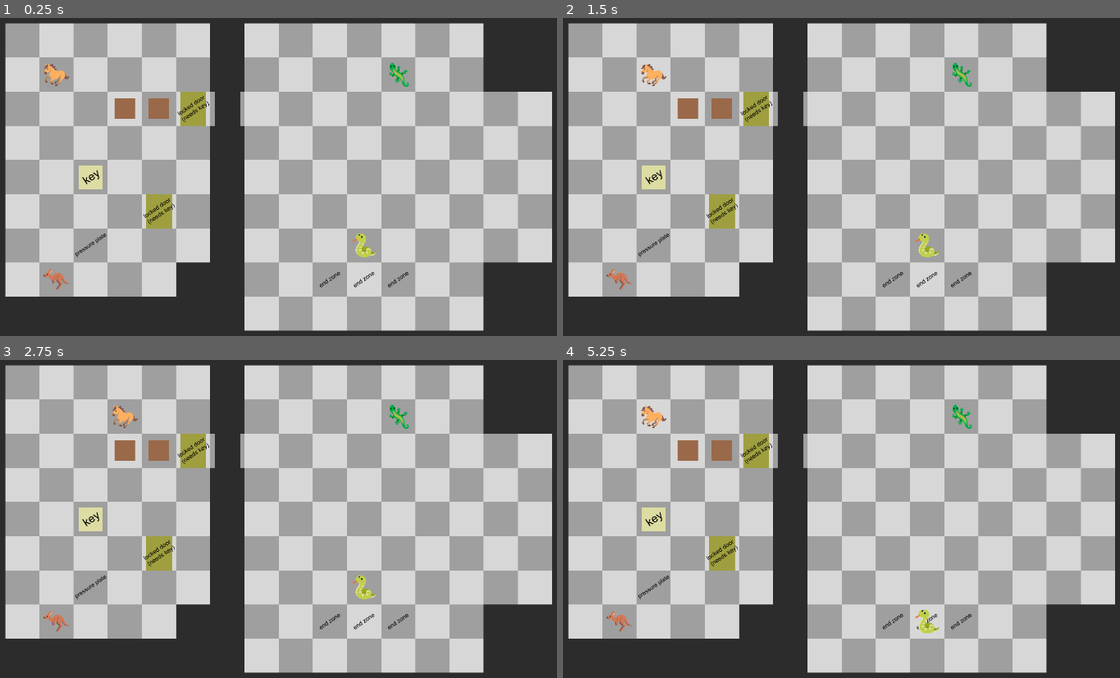
Above: before the commit, frames 1-4 (two rows, left to right).
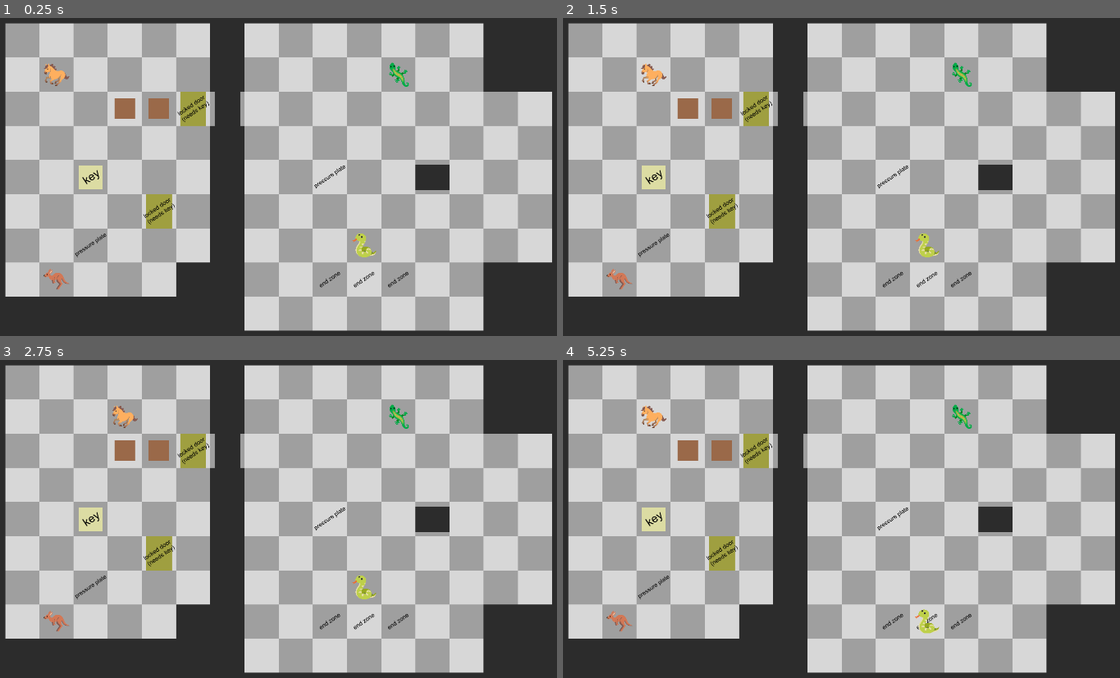
Above: after the commit, the same moments.

Repository: somestufz/GDS-Game-Jam-Repo
Game: Godot game, scene res://scenes/main/levels/level_1.tscn
Two runs of this game, one before a commit and one after it. Both use one fixed random seed, a clock stepped at 60 frames per second and the inputs below. This scene is started directly instead of the project's main scene.
Inputs (mouse positions are in pixels of both pictures, inside the frame that each line leads up to):
- Up to frame 1 (0.25 s): no input
- Up to frame 2 (1.5 s): tap Enter at 0.5 s; move the mouse to (969, 154) at 0.52 s; hold D (move_right) 0.53-1.25 s; tap Space (ability) at 0.6 s; click (969, 154) at 0.67 s; tap R (restart) at 1.25 s; drag from (696, 192) to (791, 110) at 1.27 s
- Up to frame 3 (2.75 s): tap R (restart) at 2 s; move the mouse to (328, 433) at 2.02 s; hold D (move_right) from 2.03 s (still down); tap Z (undo) at 2.1 s
- Up to frame 4 (5.25 s): release D (move_right) at 2.75 s; tap R (restart) at 2.75, 3.5, 4.25 s; drag from (796, 588) to (925, 620) at 2.77 s; move the mouse to (1025, 569) at 3.52 s; hold A (move_left) 3.53-4.25 s; tap Shift (shift) at 3.6 s; drag from (629, 461) to (891, 620) at 4.27 s; move the mouse to (858, 515) at 5.02 s; hold S (move_down) from 5.03 s (still down); tap Space (ability) at 5.1 s; click (858, 515) at 5.17 s

The runs differ from the first frame. In frame 1, 0.5% of the frame differs, in the area x 56-81%, y 46-55%; in frame 2, 0.5%; in frame 3, 0.5%; in frame 4, 0.5%.

Commit message:
fixed door rotation

Diff:
--- a/Main/Sokoban/scenes/interactables/plate_door.gd
+++ b/Main/Sokoban/scenes/interactables/plate_door.gd
@@ -15,7 +15,7 @@
 func _ready() -> void:
 	super()
 	door_joint.position = door_offset * tile_size
-	door.rotation_degrees = door_rotation
+	door_joint.rotation_degrees = door_rotation
 
 func _process(delta: float) -> void:
 	door.position = lerp(door.position,Vector2(0,1 * clamp(pressed_counter + blocking_counter,0,1) * tile_size),delta * 8.0)
--- a/Main/Sokoban/scenes/main/levels/level_1.tscn
+++ b/Main/Sokoban/scenes/main/levels/level_1.tscn
@@ -17,26 +17,19 @@
 position = Vector2(450, 750)
 door_offset = Vector2(4, -4)
 
-[node name="EndZone" parent="Entities/Interactables" parent_id_path=PackedInt32Array(1227834798) index="1" unique_id=1493697998 instance=ExtResource("3_jgiix")]
+[node name="PlateDoor2" parent="Entities/Interactables" parent_id_path=PackedInt32Array(1227834798) index="1" unique_id=1332073700 instance=ExtResource("2_y0l5x")]
+position = Vector2(1150, 550)
+door_offset = Vector2(3, 0)
+door_rotation = 90
+
+[node name="EndZone" parent="Entities/Interactables" parent_id_path=PackedInt32Array(1227834798) index="2" unique_id=1493697998 instance=ExtResource("3_jgiix")]
 position = Vector2(1150, 850)
 
-[node name="EndZone2" parent="Entities/Interactables" parent_id_path=PackedInt32Array(1227834798) index="2" unique_id=1739368729 instance=ExtResource("3_jgiix")]
+[node name="EndZone2" parent="Entities/Interactables" parent_id_path=PackedInt32Array(1227834798) index="3" unique_id=1739368729 instance=ExtResource("3_jgiix")]
 position = Vector2(1250, 850)
 
-[node name="EndZone3" parent="Entities/Interactables" parent_id_path=PackedInt32Array(1227834798) index="3" unique_id=1015183155 instance=ExtResource("3_jgiix")]
+[node name="EndZone3" parent="Entities/Interactables" parent_id_path=PackedInt32Array(1227834798) index="4" unique_id=1015183155 instance=ExtResource("3_jgiix")]
 position = Vector2(1350, 850)
-
-[node name="Horse" parent="Entities/Players" parent_id_path=PackedInt32Array(569333621) index="0" unique_id=540745152 instance=ExtResource("4_vycae")]
-position = Vector2(350, 250)
-
-[node name="Snake" parent="Entities/Players" parent_id_path=PackedInt32Array(569333621) index="1" unique_id=1461206000 instance=ExtResource("5_41m8q")]
-position = Vector2(1250, 750)
-
-[node name="Chamaeleon" parent="Entities/Players" parent_id_path=PackedInt32Array(569333621) index="2" unique_id=157653865 instance=ExtResource("6_w1ux2")]
-position = Vector2(1350, 250)
-
-[node name="Kangaroo" parent="Entities/Players" parent_id_path=PackedInt32Array(569333621) index="3" unique_id=374969225 instance=ExtResource("7_w1ux2")]
-position = Vector2(350, 850)
 
 [node name="Box" parent="Entities/Items" parent_id_path=PackedInt32Array(115791320) index="0" unique_id=873593554 instance=ExtResource("7_jgiix")]
 position = Vector2(550, 350)
@@ -52,3 +45,15 @@
 
 [node name="LockedDoor2" parent="Entities/Items" parent_id_path=PackedInt32Array(115791320) index="4" unique_id=633986252 instance=ExtResource("9_41m8q")]
 position = Vector2(650, 650)
+
+[node name="Horse" parent="Entities/Players" parent_id_path=PackedInt32Array(569333621) index="0" unique_id=540745152 instance=ExtResource("4_vycae")]
+position = Vector2(350, 250)
+
+[node name="Snake" parent="Entities/Players" parent_id_path=PackedInt32Array(569333621) index="1" unique_id=1461206000 instance=ExtResource("5_41m8q")]
+position = Vector2(1250, 750)
+
+[node name="Chamaeleon" parent="Entities/Players" parent_id_path=PackedInt32Array(569333621) index="2" unique_id=157653865 instance=ExtResource("6_w1ux2")]
+position = Vector2(1350, 250)
+
+[node name="Kangaroo" parent="Entities/Players" parent_id_path=PackedInt32Array(569333621) index="3" unique_id=374969225 instance=ExtResource("7_w1ux2")]
+position = Vector2(350, 850)
